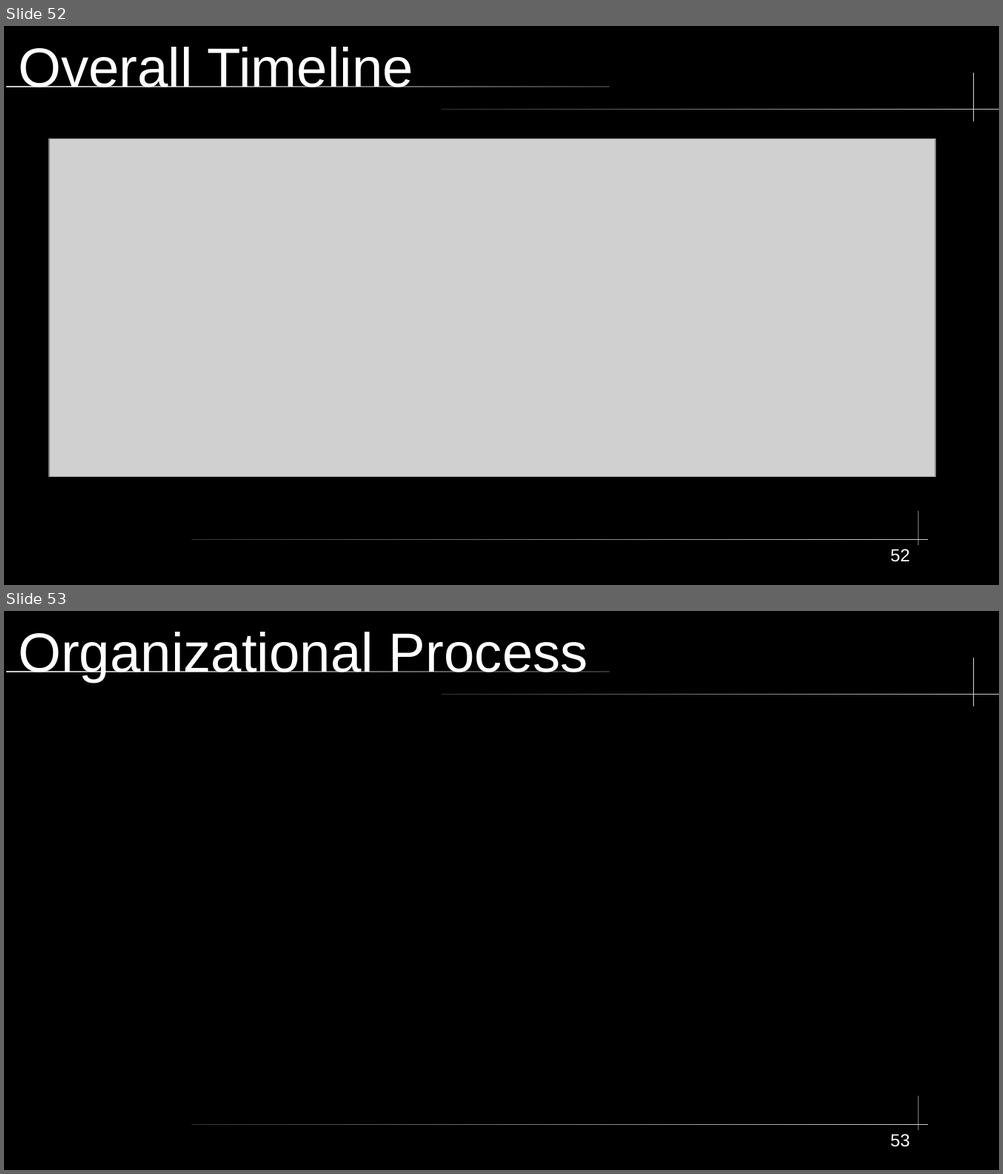
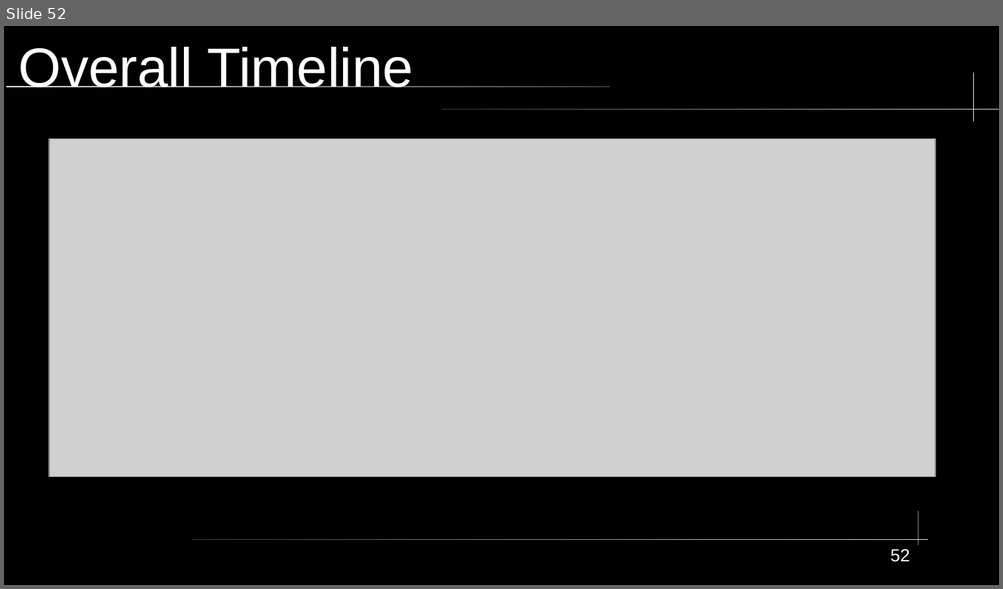
Before and after one commit to City-Colleges-of-Chicago-Cybersecurity/COMPSFI-214, a slide deck: 2026/Spring/powerpoints/Chapter-01-Security-Governance-Through-Principles-and-Policies.odp. Shown one above the other, each under a label of ours: slides 52 and 53 before the commit, slide 52 after it. The pictures are 1003x1174 and 1003x589 pixels, drawn with LibreOffice and Linux fonts; fonts in the diff are those of the drawing; grey boxes stand for pictures. Boxes give left, top, right and bottom in pixels: in the first picture for what was removed or moved away, otherwise in the second. Text is boxed around its words. In the diff, an @@ line names an element or a change of style, - is before the commit and + after.

```diff
--- a/2026/Spring/powerpoints/Chapter-01-Security-Governance-Through-Principles-and-Policies.odp
+++ b/2026/Spring/powerpoints/Chapter-01-Security-Governance-Through-Principles-and-Policies.odp
@@ slide 53 removed at [4,611,999,1170], background #000000; not listed: 5 template elements that a slide beside it also shows @@
@@ title removed at [18,632,588,682] @@
-Organizational Process
@@ page number removed at [890,1134,909,1147] @@
-53
```
Also in this commit, not shown: 7 slides added.
